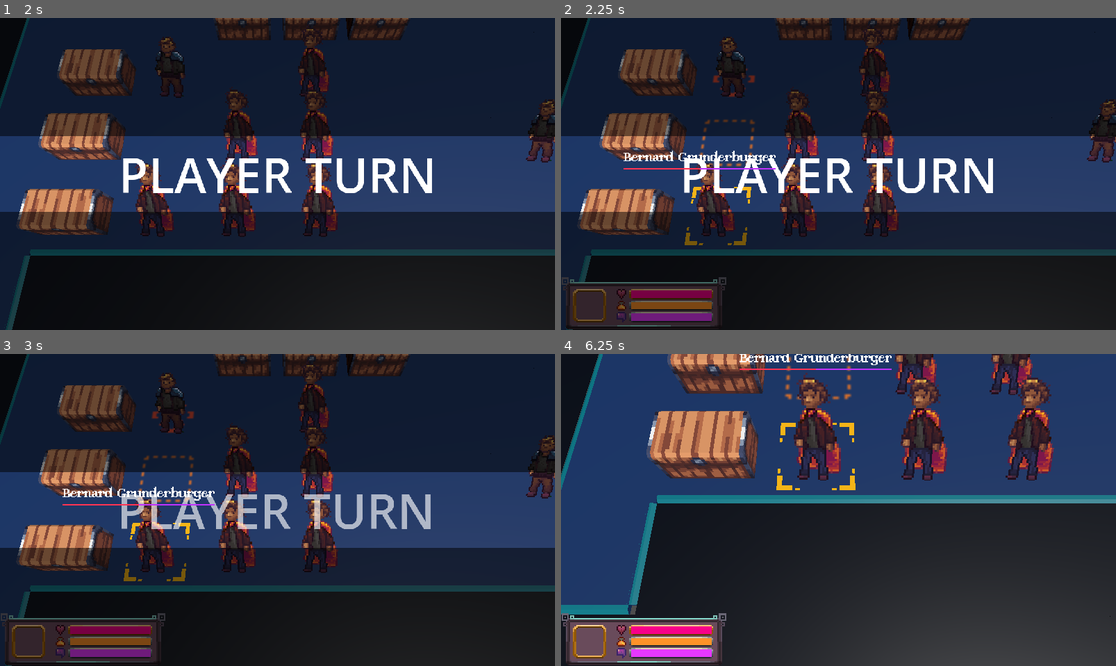
Above: before the commit, frames 1-4 (two rows, left to right).
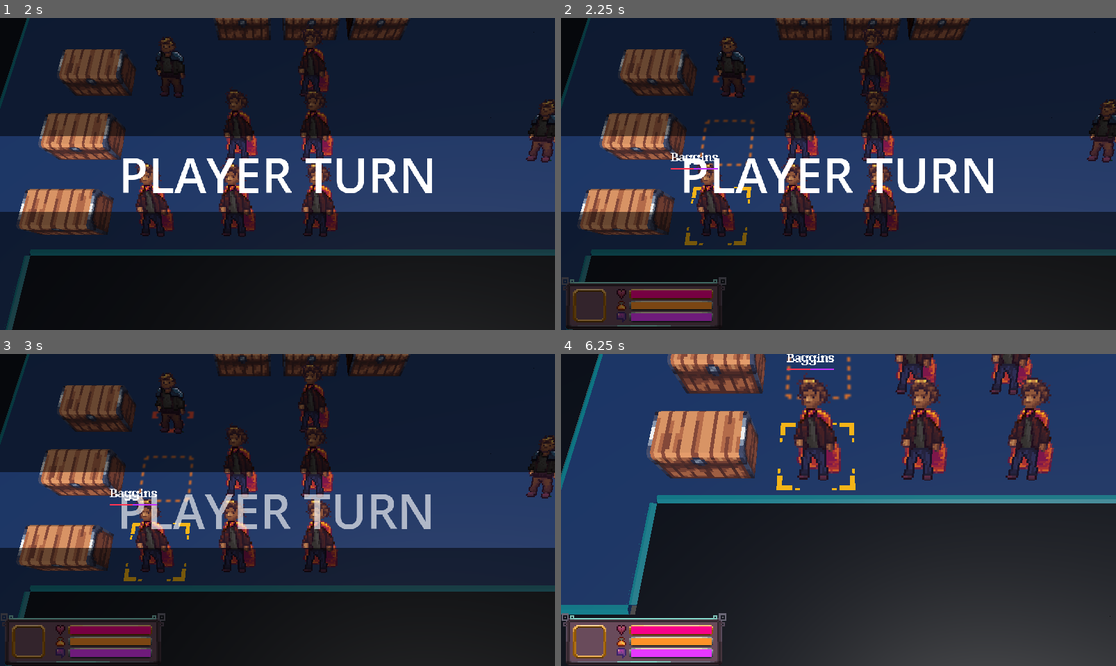
Above: after the commit, the same moments.

Repository: alanhaugen/bachelor-inn
Game: Godot game, scene res://scenes/UI/mainmenu.tscn
Same seed, same stepped clock (60 frames per second), same inputs: the game is played once before the commit and once after it.
Inputs (mouse positions are in pixels of both pictures, inside the frame that each line leads up to):
- Up to frame 1 (2 s): move the mouse to (399, 158) at 0.52 s; hold Right (pan_right) 0.53-1.25 s; hold Mouse wheel down (zoom_in) 0.53-1.25 s; click (399, 158) at 0.67 s; click "Load save 1" at 1.25 s
- Up to frame 2 (2.25 s): drag from (727, 189) to (810, 236) at 2.02 s
- Up to frame 3 (3 s): tap Enter at 2.75 s; move the mouse to (333, 441) at 2.77 s; hold Right (pan_right) from 2.78 s (still down); hold Mouse wheel up (zoom_out) from 2.78 s (still down)
- Up to frame 4 (6.25 s): release Right (pan_right) at 3.5 s; release Mouse wheel up (zoom_out) at 3.5 s; drag from (810, 572) to (672, 463) at 3.52 s; tap Space (selected) at 4.25 s; move the mouse to (1005, 556) at 4.27 s; hold Left (pan_left) 4.28-5 s; hold Mouse wheel down (zoom_in) 4.28-5 s; drag from (672, 463) to (755, 432) at 5.02 s; tap Enter at 5.75 s; move the mouse to (866, 510) at 5.77 s; hold Down (pan_down) from 5.78 s (still down); hold Space (selected) from 5.78 s (still down); click (866, 510) at 5.92 s

Frame 1 is identical in both runs. In frame 2, 0.4% of the frame differs, in the area x 11-39%, y 42-49%; in frame 3, 0.4%; in frame 4, 0.5%, in the area x 32-60%, y 0-6%.

Commit message:
Almost all properties are now used in battle

Diff:
--- a/scripts/combat/move.gd
+++ b/scripts/combat/move.gd
@@ -42,7 +42,7 @@
 func execute() -> void:
 	if is_attack:
 		if character1.weapon:
-			weapon_damage = character1.weapon.damage_modifier
+			weapon_damage = character1.weapon.damage_modifier / character2.defense;
 			weapon_crit = character1.weapon.weapon_critical;
 
 		attack_strength = character1.strength + weapon_damage;
@@ -64,7 +64,7 @@
 			attack_strength *= 2;
 
 		character2.current_health -= attack_strength;
-		character1.current_sanity -= character2.intimidation;
+		character1.current_sanity -= character2.intimidation / character1.mind;
 
 		character1.update_health_bar();
 		character2.update_health_bar();
--- a/scripts/stats/unit.gd
+++ b/scripts/stats/unit.gd
@@ -26,25 +26,25 @@
 @onready var health_bar: ColorRect = %HealthBar
 
 @export var is_playable :bool = true; ## Friend or foe
-@export var unit_name :String = "Bernard Grunderburger"; ## Unit name
+@export var unit_name :String = "Baggins"; ## Unit name
 @export var speciality :Speciality = Speciality.Fighter; ## Unit speciality
 
-@export var health :int = 4; ## Unit health
-@export var strength :int = 4; ## Damage with weapons
-@export var movement :int = 4; ## Movement range
-@export var mind :int = 4; ## Mind reduces sanity loss from combat or other events
-@export var speed :int = 4; ## Speed is chance to Avoid = (Speed x 3 + Luck) / 2
-@export var agility :int = 4; ## Agility increases the evasion and hit rate of a unit
-@export var focus :int = 4; ## Focus increases hit rate and crit rate of a unit. It also increases defense against sanity attacks
+@export var health: int = 4; ## Unit health
+@export var strength: int = 4; ## Damage with weapons
+@export var movement: int = 4; ## Movement range
+@export var mind: int = 4; ## Mind reduces sanity loss from combat or other events
+@export var speed: int = 4; ## Speed is chance to Avoid = (Speed x 3 + Luck) / 2
+@export var agility: int = 4; ## Agility increases the evasion and hit rate of a unit
+@export var focus: int = 4; ## Focus increases hit rate and crit rate of a unit. It also increases defense against sanity attacks
 
-@export var endurance :int = 4; ##
-@export var defense :int = 4; ## Lowers damage of weapon attacks
-@export var resistence :int = 4; ## Lowers damage of magic attacks
-@export var luck  :int = 4; ## Affects many other skills
-@export var intimidation :int = 4; ## How the unit affects sanity in battle.
-@export var skill :int = 4; ## Chance to hit critical.
-@export var magic :int = 4; ## Damage with magic
-@export var weapon :Weapon = null; ## Weapon held by unit
+@export var endurance: int = 4; ## Endurance increases defense against physical and magic attacks. It also increases the health of the unit
+@export var defense: int = 4; ## Lowers damage of weapon attacks
+@export var resistence: int = 4; ## Lowers damage of magic attacks
+@export var luck: int = 4; ## Affects many other skills
+@export var intimidation: int = 4; ## How the unit affects sanity in battle.
+@export var skill: int = 4; ## Chance to hit critical.
+@export var magic: int = 4; ## Damage with magic
+@export var weapon: Weapon = null; ## Weapon held by unit
 #endregion
 
 @export var experience : int  = 0 : set = _set_experience;
